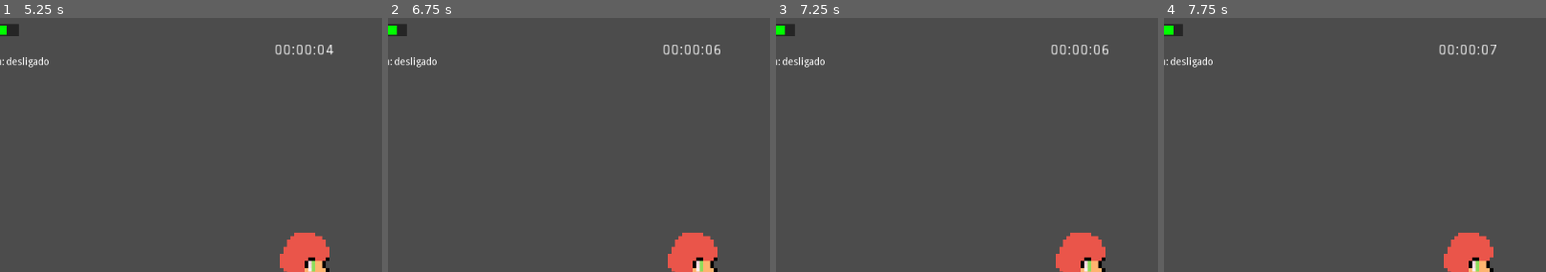
Above: before the commit, frames 1-4 (left to right).
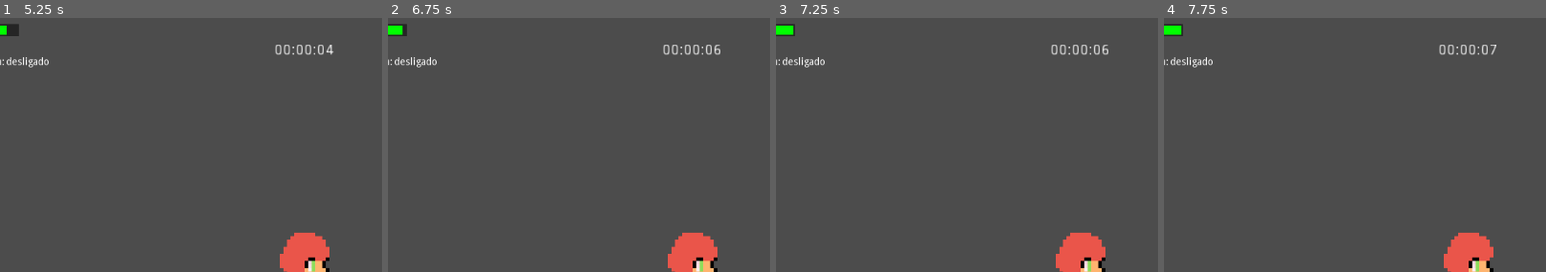
Above: after the commit, the same moments.

Repository: pauloeduardo145/Spectral-Core
Game: Godot game, scene res://Scenes/Menu.tscn
Same seed, same stepped clock (60 frames per second), same inputs: the game is played once before the commit and once after it.
Inputs (mouse positions are % of the whole screen's width and height, from its top left):
- Up to frame 1 (5.25 s): click "Novo Jogo" at 0.5 s; tap Enter at 1.25 s; move the mouse to (45, 70) at 1.27 s; hold Up (ui_up) 1.28-2.78 s; tap E (Abrir_prancheta) at 1.35 s; click (45, 70) at 1.42 s; move the mouse to (80, 65) at 2.02 s; tap B (Bejar) at 2.1 s; move the mouse to (20, 35) at 2.77 s; hold Left (ui_left) 2.78-4.28 s; tap F (f) at 2.85 s; move the mouse to (55, 50) at 3.52 s; tap 1 (slot_1) at 3.6 s; click (55, 50) at 3.67 s; move the mouse to (35, 25) at 4.27 s; hold Down (ui_down) 4.28-5.03 s; tap 2 (slot_2) at 4.35 s; move the mouse to (72, 45) at 5.02 s; hold Right (ui_right) from 5.03 s (still down); tap 3 (slot_3) at 5.1 s
- Up to frame 2 (6.75 s): move the mouse to (30, 55) at 5.77 s; release Right (ui_right) at 5.78 s; hold Up (ui_up) 5.78-6.53 s; tap 4 (slot_4) at 5.85 s; click (30, 55) at 5.92 s; move the mouse to (60, 28) at 6.52 s; hold Right (ui_right) from 6.53 s (still down); tap 5 (slot_5) at 6.6 s
- Up to frame 3 (7.25 s): keep holding Right (ui_right)
- Up to frame 4 (7.75 s): keep holding Right (ui_right); move the mouse to (45, 70) at 7.27 s; tap E (Abrir_prancheta) at 7.35 s
The pictures show only the part of the screen within x 10-60%, y 0-50%; the shares and areas given below are measured in that part.

Frame 1 is identical in both runs. In frame 2, less than 0.1% of the frame differs, in the area x 2-4%, y 3-7%; in frame 3, less than 0.1%, in the area x 2-5%, y 3-7%; in frame 4, less than 0.1%.

Commit message:
feat: mundança na velocidade da vida de 1.0 para 5.0

Diff:
--- a/Scripts/vida_script.gd
+++ b/Scripts/vida_script.gd
@@ -16,7 +16,7 @@
 var regenerando = false
 var morto = false # evita morrer/respawnar várias vezes ao mesmo tempo
 var tempo_para_regenerar = 3.0 #segundos
-var velocidade_regeneracao = 1.0 #vida por segundo
+var velocidade_regeneracao = 5.0 #vida por segundo
 
 #cores
 var verde = Color(0, 1, 0)
